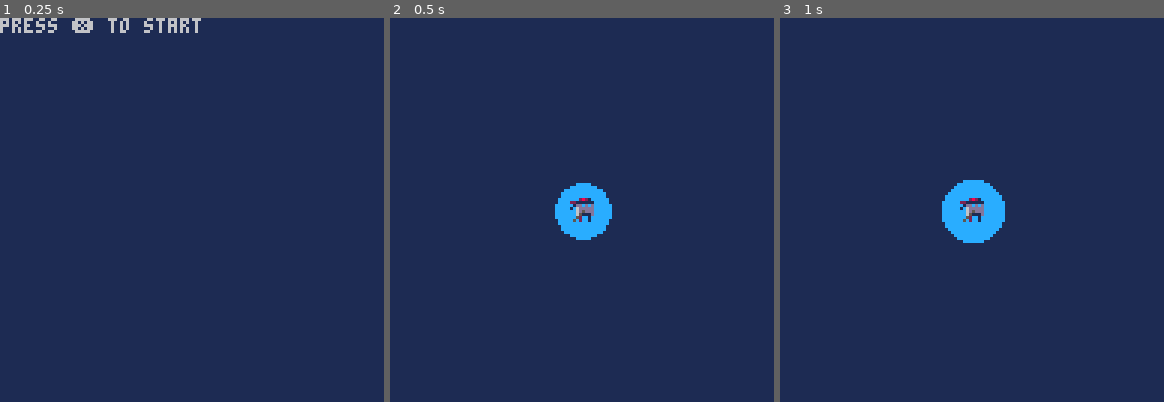
Above: before the commit, frames 1-3 (left to right).
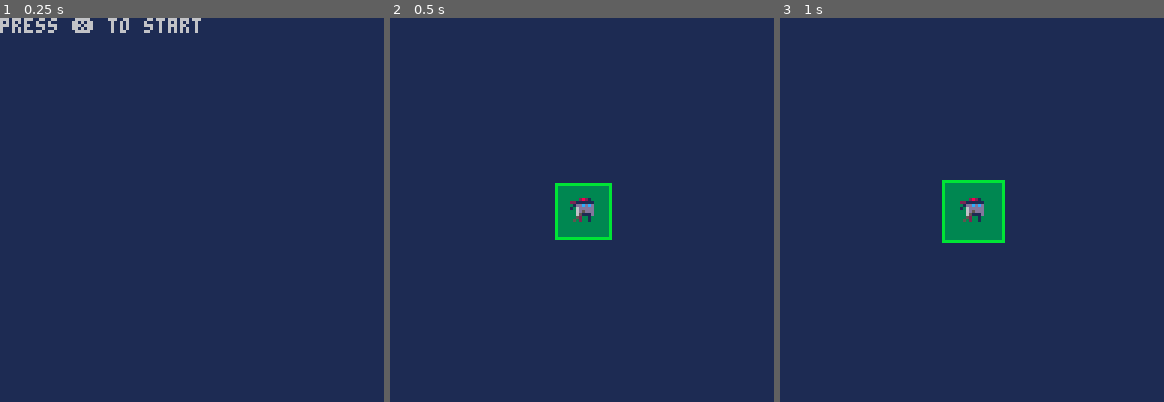
Above: after the commit, the same moments.

Repository: zothynine/toyboxjam
Game: PICO-8 cartridge abduction_center.p8
Two runs of this game, one before a commit and one after it. Both use one fixed random seed, a clock stepped at 60 frames per second and the inputs below.
Inputs:
- Up to frame 1 (0.25 s): no input
- Up to frame 2 (0.5 s): tap X (X key) at 0.33 s
- Up to frame 3 (1 s): no input

Frame 1 is identical in both runs. In frame 2, 1.9% of the frame differs, in the area x 42-58%, y 42-58%; in frame 3, 2.4%, in the area x 42-59%, y 42-59%.

Commit message:
Make zone rectangular

Diff:
--- a/abduction_center.p8
+++ b/abduction_center.p8
@@ -87,7 +87,9 @@
 end
 
 function drw_zone()
-  circfill(zone.x,zone.y,zone.r,12)
+  local _z=zone
+  rectfill(_z.x-_z.r,_z.y-_z.r,_z.x+_z.r,_z.y+_z.r,3)
+  rect(_z.x-_z.r,_z.y-_z.r,_z.x+_z.r,_z.y+_z.r,11)
 end
 
 function drw_player(s)
